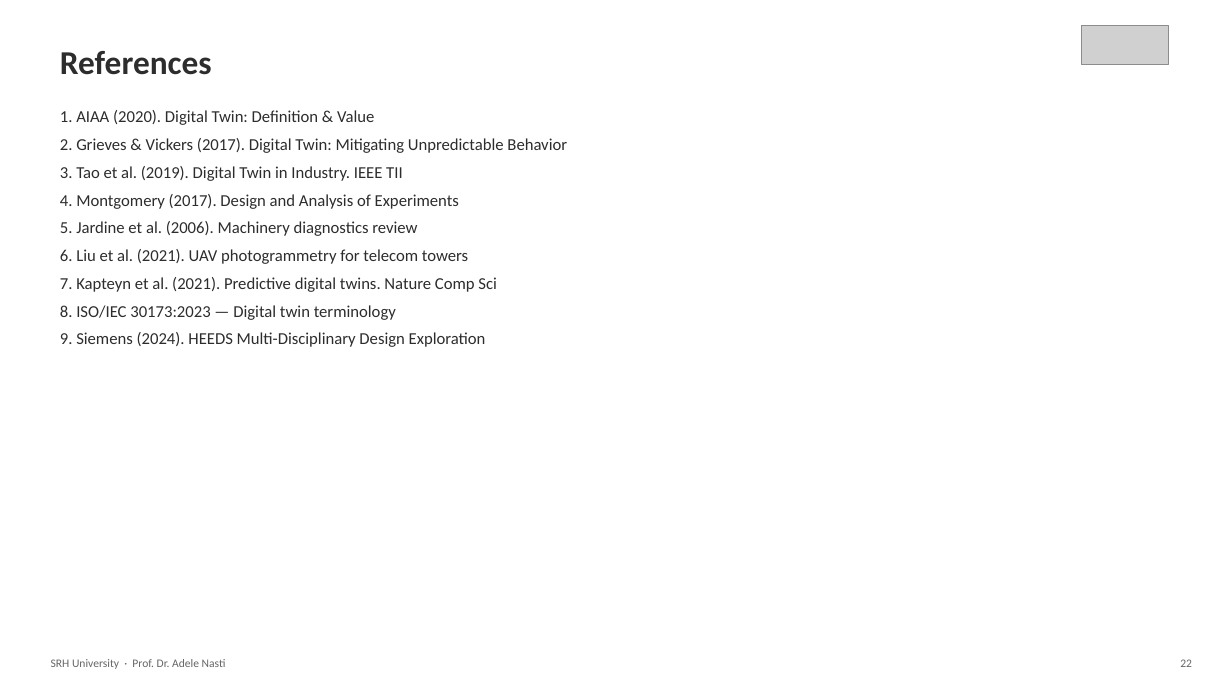
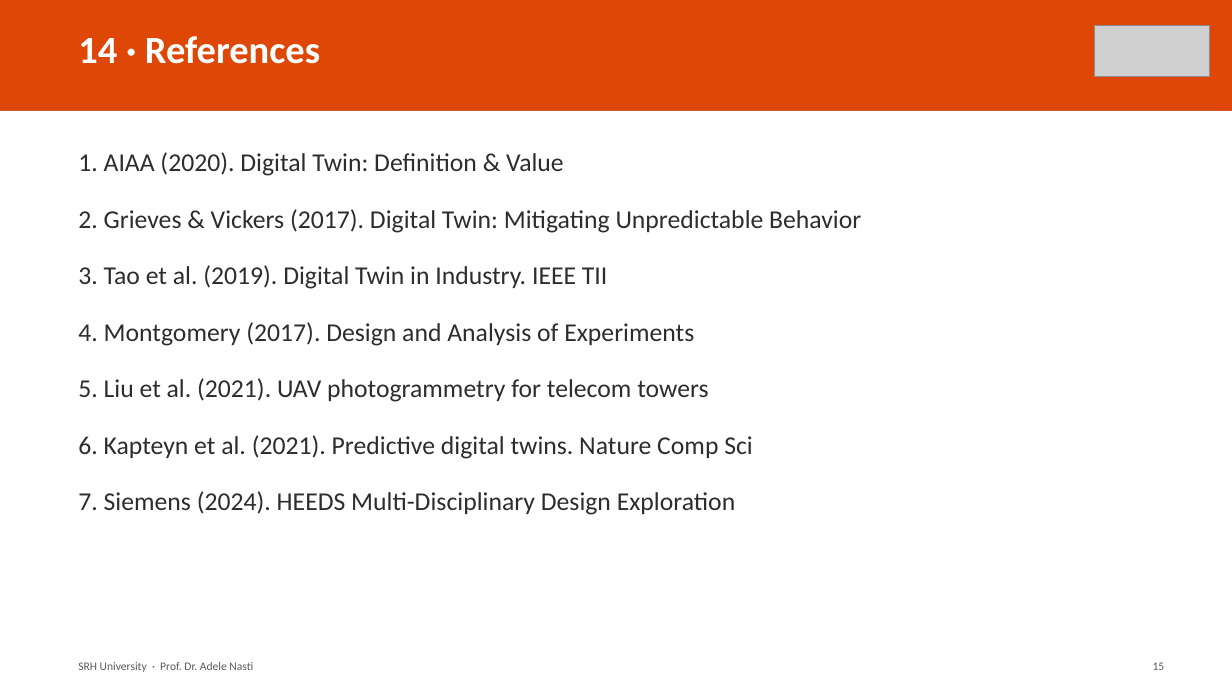
Before and after one commit to msv-codesync/digital-twin-twinblitz, a slide deck: slide 15 of public/project/Exam_Presentation_Antenna_RUL_SRH.pptx (slide 22 before the commit). Drawn at 1232x693 pixels with LibreOffice and Linux fonts; fonts in the diff are those of the drawing; grey boxes stand for pictures. Boxes give left, top, right and bottom in pixels: in the first picture for what was removed or moved away, otherwise in the second. Text is boxed around its words. In the diff, an @@ line names an element or a change of style, - is before the commit and + after.

```diff
--- a/public/project/Exam_Presentation_Antenna_RUL_SRH.pptx
+++ b/public/project/Exam_Presentation_Antenna_RUL_SRH.pptx
@@ rectangle added at [0, 0, 1232, 111], fill #DF4707 @@
@@ picture: place and size @@
-picture at [1081, 26, 1168, 65]
+picture at [1095, 26, 1210, 77]
@@ text at [78, 36, 320, 64]: text changed; size 26 to 30 pt; text colour #2D2D2D to #FFFFFF @@
-References
+14 · References
@@ rectangle: place and size @@
-rectangle at [0, 0, 1232, 693]
+rectangle at [0, 111, 1232, 693]
@@ text "1. AIAA (2020). Digital Twin: ...": place and size @@
-text "1. AIAA (2020). Digital Twin: ..." at [60, 110, 567, 347]
+text "1. AIAA (2020). Digital Twin: ..." at [78, 152, 861, 515]
@@ text at [78, 152, 861, 346]: size 13 to 20 pt in "1. AIAA (2020). Digital Twin: Definition & ...", "2. Grieves & Vickers (2017). Digital Twin: ...", "3. Tao et al. (2019). Digital Twin ...", "4. Montgomery (2017). Design and Analysis of ..."; line spacing 1 to 1.25; more space between paragraphs @@
@@ text at [78, 378, 753, 515]: text changed; size 13 to 20 pt @@
-5. Jardine et al. (2006). Machinery diagnostics review
-6. Liu et al. (2021). UAV photogrammetry for telecom towers
-7. Kapteyn et al. (2021). Predictive digital twins. Nature Comp Sci
-8. ISO/IEC 30173:2023 — Digital twin terminology
-9. Siemens (2024). HEEDS Multi-Disciplinary Design Exploration
+5. Liu et al. (2021). UAV photogrammetry for telecom towers
+6. Kapteyn et al. (2021). Predictive digital twins. Nature Comp Sci
+7. Siemens (2024). HEEDS Multi-Disciplinary Design Exploration
@@ text "SRH University · Prof. Dr. ...": place and size @@
-text "SRH University · Prof. Dr. ..." at [51, 659, 226, 669]
+text "SRH University · Prof. Dr. ..." at [78, 662, 253, 672]
@@ text "SRH University · Prof. Dr. ..." at [78, 662, 253, 672]: text colour #666666 to #5A5A5A @@
@@ text removed at [1180, 659, 1192, 667] @@
-22
@@ text added at [1153, 662, 1165, 670], 9 pt, text #5A5A5A @@
+15
```
Also in this commit, not shown: 9 other slides changed, 6 slides added, 13 slides removed, 22 other files.
